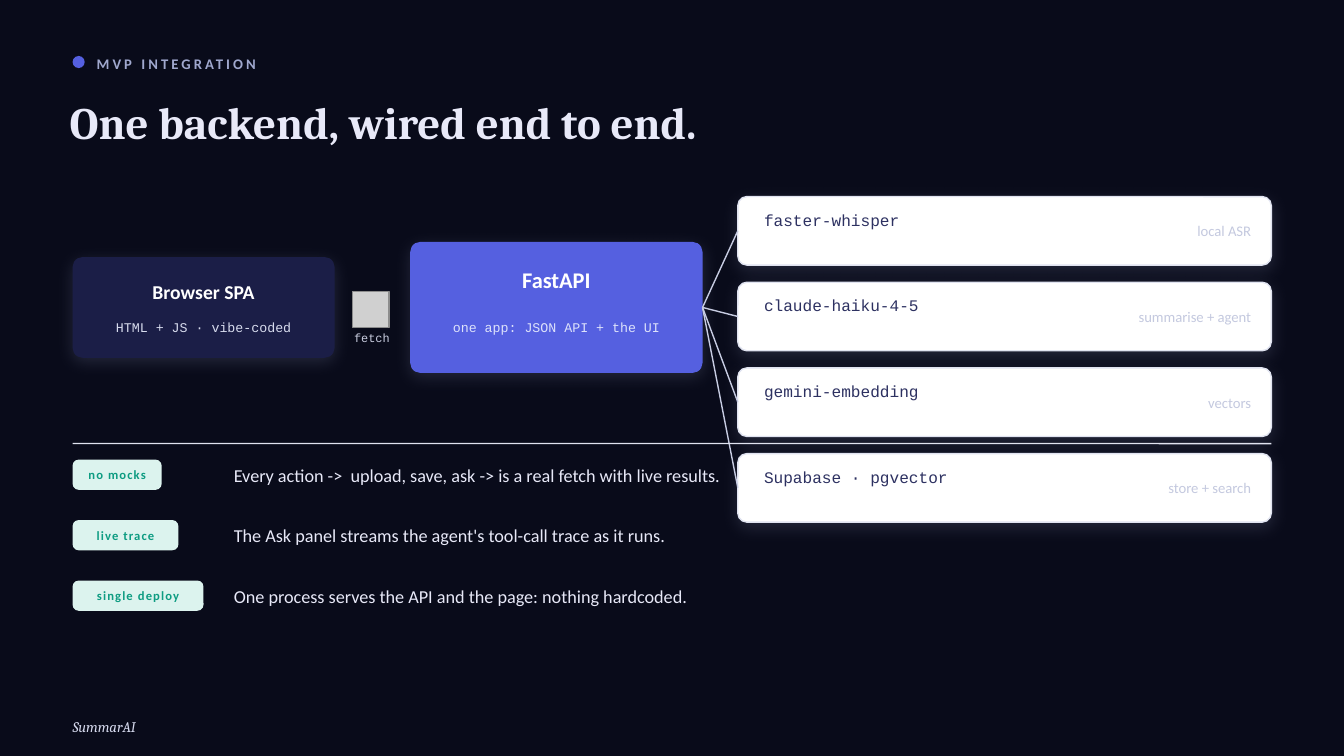
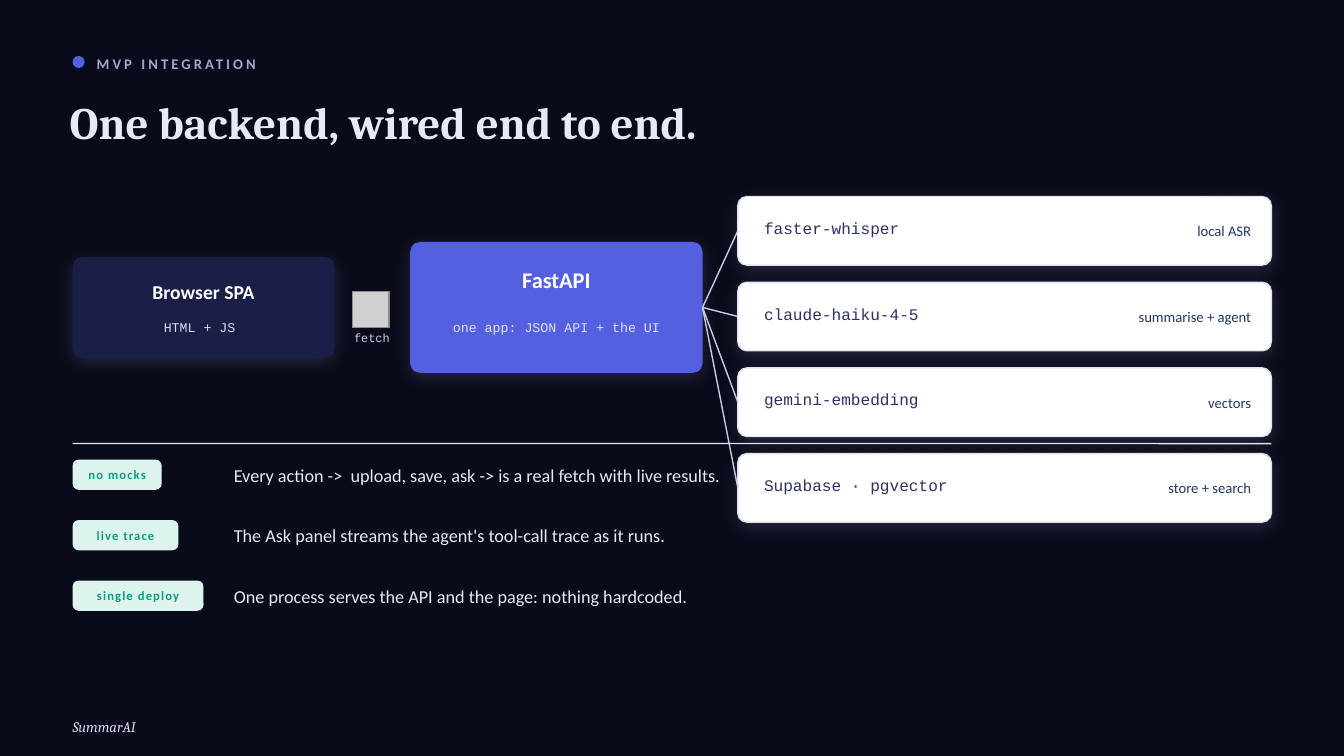
Before and after one commit to tono2002/gen-ai-project, a slide deck: slide 4 of deliverables/Final Presentation.pptx. Drawn at 1344x756 pixels with LibreOffice and Linux fonts; fonts in the diff are those of the drawing; grey boxes stand for pictures. Boxes give left, top, right and bottom in pixels: in the first picture for what was removed or moved away, otherwise in the second. Text is boxed around its words. In the diff, an @@ line names an element or a change of style, - is before the commit and + after.

```diff
--- a/deliverables/Final Presentation.pptx
+++ b/deliverables/Final Presentation.pptx
@@ text at <box>164,323,235,332</box>: text changed @@
-HTML + JS · vibe-coded
+HTML + JS
@@ 4 texts: place and size @@
-4 texts at <box>764,214,947,487</box>
+4 texts at <box>764,222,947,495</box>
@@ text colour #C4C9DF to #203864 in 4 elements at <box>1197,226,1251,236</box>, <box>1139,312,1251,325</box>, <box>1208,399,1251,408</box>, <box>1168,483,1251,493</box> @@
```
Also in this commit, not shown: 1 other slide changed.
